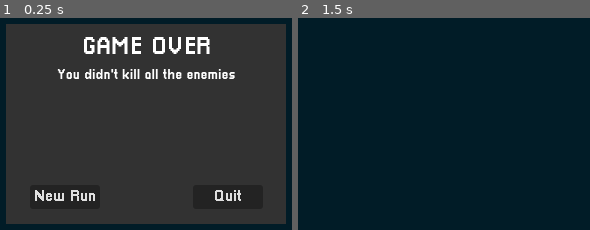
Above: before the commit, frames 1-2 (left to right).
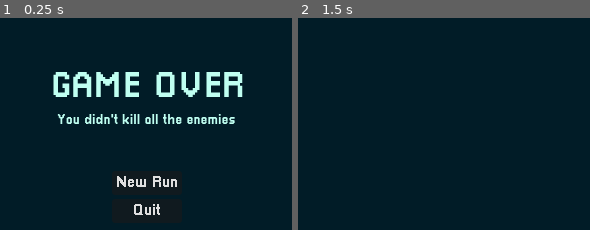
Above: after the commit, the same moments.

Repository: Thomas-Fortier/PirateJam2025
Game: Godot game, scene res://ui/popups/game_over_panel/game_over_panel.tscn
Same seed, same stepped clock (60 frames per second), same inputs: the game is played once before the commit and once after it. This scene is started directly instead of the project's main scene. The engine's default icon, where the game draws it, is replaced by a stand-in: a white triangle on a blue panel in a dark square.
Inputs (mouse positions are in pixels of both pictures, inside the frame that each line leads up to):
- Up to frame 1 (0.25 s): no input
- Up to frame 2 (1.5 s): click "New Run" at 0.5 s; tap Enter at 1.25 s; move the mouse to (584, 107) at 1.27 s; click (584, 107) at 1.35 s

The runs differ from the first frame. In frame 1, 90% of the frame differs, in the area x 2-98%, y 2-98%; in frame 2, nothing differs.
Error in both runs: Assertion failed: No level was found / specified. (res://scripts/globals/game_manager.gd:49)

Commit message:
Re-did UI for game over panel

Diff:
--- a/src/ui/popups/game_over_panel/game_over_panel.tscn
+++ b/src/ui/popups/game_over_panel/game_over_panel.tscn
@@ -4,28 +4,24 @@
 [ext_resource type="FontFile" uid="uid://c4arg06qh2sqx" path="res://assets/fonts/pixellari.ttf" id="1_xqnm3"]
 
 [sub_resource type="StyleBoxFlat" id="StyleBoxFlat_4ky7e"]
-bg_color = Color(0.194349, 0.194349, 0.194349, 1)
+bg_color = Color(0.00392157, 0.109804, 0.152941, 1)
 
 [sub_resource type="LabelSettings" id="LabelSettings_2kg0p"]
 font = ExtResource("1_xqnm3")
-font_size = 24
+font_size = 36
+font_color = Color(0.74902, 1, 0.945098, 1)
 shadow_size = 0
 
 [sub_resource type="LabelSettings" id="LabelSettings_3oegv"]
 font = ExtResource("1_xqnm3")
 font_size = 14
+font_color = Color(0.74902, 1, 0.945098, 1)
 
 [node name="GameOverPanel" type="Panel"]
 z_index = 99
-anchors_preset = 8
-anchor_left = 0.5
-anchor_top = 0.5
-anchor_right = 0.5
-anchor_bottom = 0.5
-offset_left = -140.0
-offset_top = -100.0
-offset_right = 140.0
-offset_bottom = 100.0
+anchors_preset = 15
+anchor_right = 1.0
+anchor_bottom = 1.0
 grow_horizontal = 2
 grow_vertical = 2
 theme_override_styles/panel = SubResource("StyleBoxFlat_4ky7e")
@@ -49,10 +45,17 @@
 [node name="Title" type="Label" parent="Margin/Viewport"]
 texture_filter = 1
 layout_mode = 1
-anchors_preset = 10
-anchor_right = 1.0
-offset_bottom = 24.0
+anchors_preset = 8
+anchor_left = 0.5
+anchor_top = 0.5
+anchor_right = 0.5
+anchor_bottom = 0.5
+offset_left = -65.5
+offset_top = -48.0
+offset_right = 65.5
+offset_bottom = -24.0
 grow_horizontal = 2
+grow_vertical = 2
 text = "GAME OVER"
 label_settings = SubResource("LabelSettings_2kg0p")
 horizontal_alignment = 1
@@ -60,14 +63,17 @@
 [node name="Text" type="Label" parent="Margin/Viewport"]
 texture_filter = 1
 layout_mode = 1
-anchors_preset = 5
+anchors_preset = 8
 anchor_left = 0.5
+anchor_top = 0.5
 anchor_right = 0.5
+anchor_bottom = 0.5
 offset_left = -102.0
-offset_top = 32.0
+offset_top = -11.5
 offset_right = 102.0
-offset_bottom = 55.0
+offset_bottom = 11.5
 grow_horizontal = 2
+grow_vertical = 2
 text = "You didn't kill all the enemies"
 label_settings = SubResource("LabelSettings_3oegv")
 horizontal_alignment = 1
@@ -78,21 +84,21 @@
 anchor_top = 1.0
 anchor_right = 1.0
 anchor_bottom = 1.0
-offset_top = -31.0
+offset_top = -121.0
+offset_bottom = -69.0
 grow_horizontal = 2
 grow_vertical = 0
 
 [node name="NewRunButton" type="Button" parent="Margin/Viewport/Buttons"]
 texture_filter = 1
 layout_mode = 1
-anchors_preset = 4
-anchor_top = 0.5
-anchor_bottom = 0.5
-offset_left = 12.0
-offset_top = -12.0
-offset_right = 82.0
-offset_bottom = 12.0
-grow_vertical = 2
+anchors_preset = 5
+anchor_left = 0.5
+anchor_right = 0.5
+offset_left = -35.0
+offset_right = 35.0
+offset_bottom = 24.0
+grow_horizontal = 2
 theme_override_fonts/font = ExtResource("1_xqnm3")
 theme_override_font_sizes/font_size = 16
 text = "New Run"
@@ -100,17 +106,16 @@
 [node name="QuitButton" type="Button" parent="Margin/Viewport/Buttons"]
 texture_filter = 1
 layout_mode = 1
-anchors_preset = 6
-anchor_left = 1.0
-anchor_top = 0.5
-anchor_right = 1.0
-anchor_bottom = 0.5
-offset_left = -82.0
-offset_top = -12.0
-offset_right = -12.0
-offset_bottom = 12.0
-grow_horizontal = 0
-grow_vertical = 2
+anchors_preset = 7
+anchor_left = 0.5
+anchor_top = 1.0
+anchor_right = 0.5
+anchor_bottom = 1.0
+offset_left = -35.0
+offset_top = -24.0
+offset_right = 35.0
+grow_horizontal = 2
+grow_vertical = 0
 theme_override_fonts/font = ExtResource("1_xqnm3")
 theme_override_font_sizes/font_size = 16
 text = "Quit"
